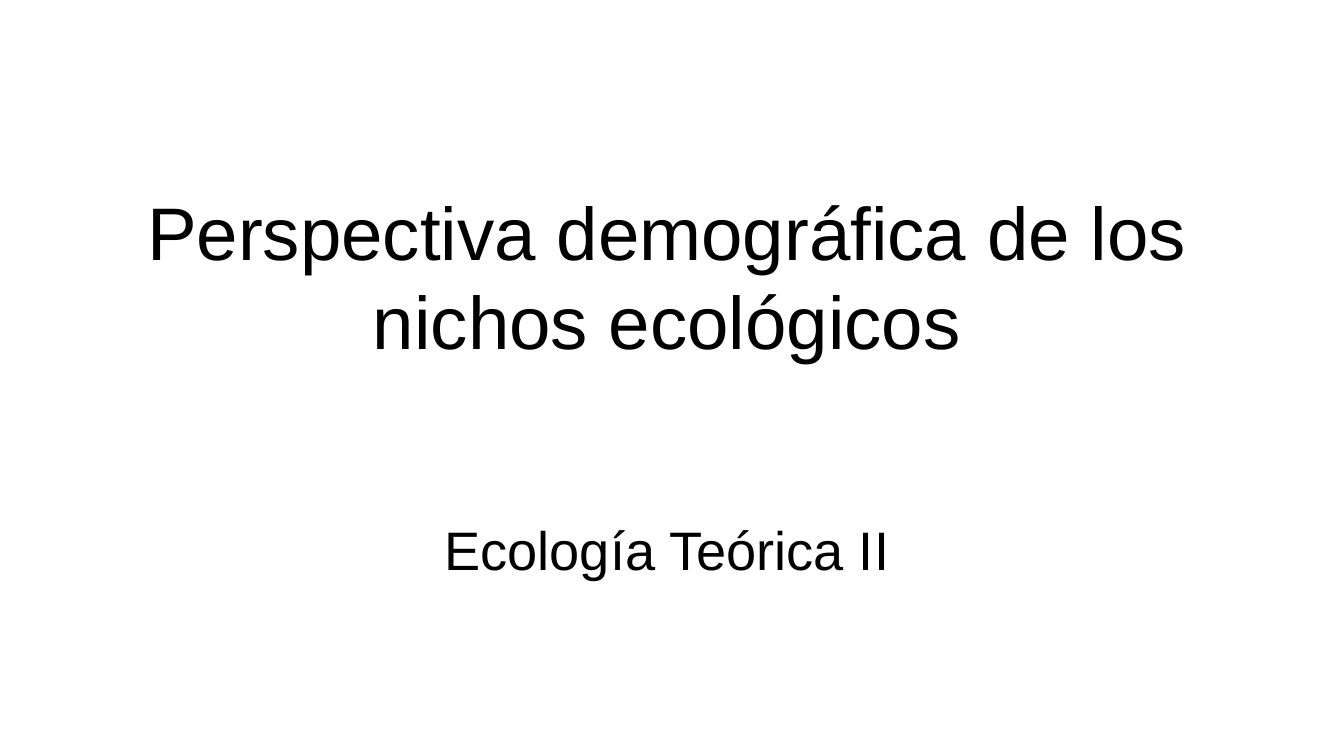
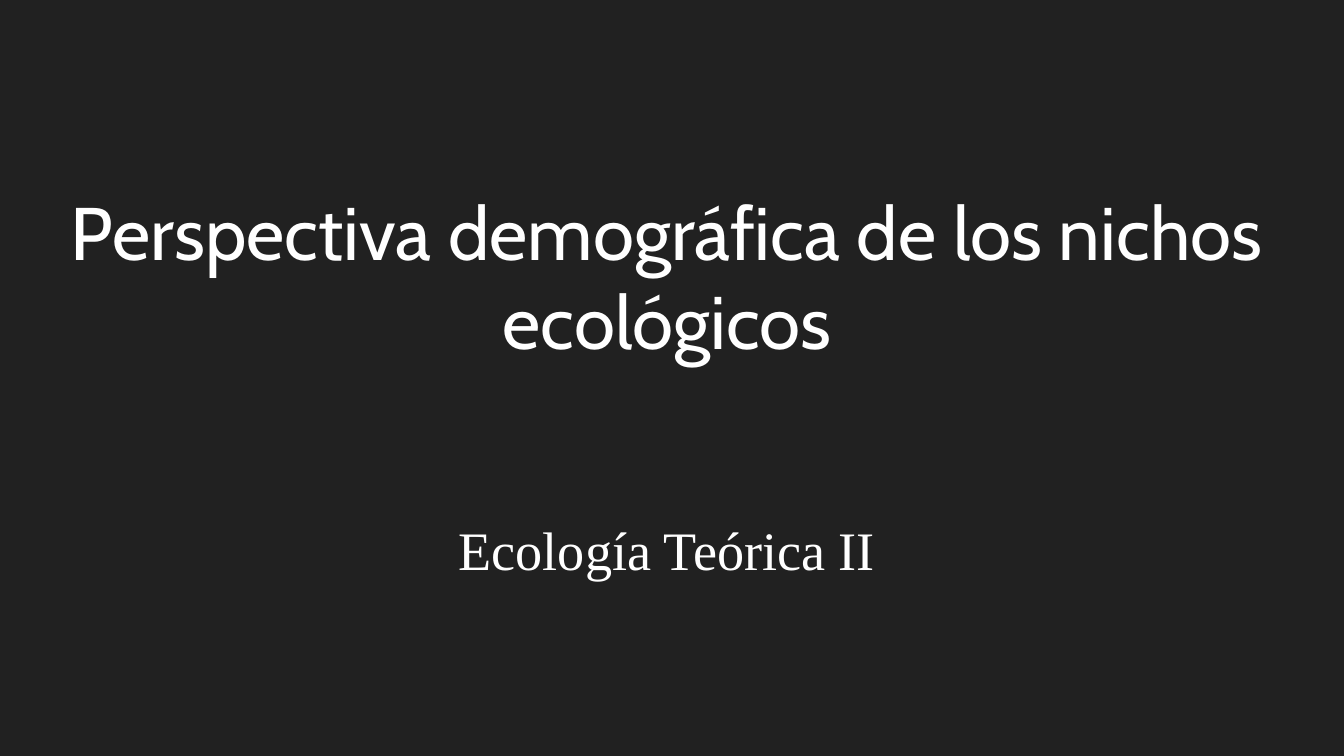
Before and after one commit to gerardommc/Ecologia-Teorica-II, a slide deck: slide 1 of Nicho/Caso-demografico.odp. Drawn at 1344x756 pixels with LibreOffice and Linux fonts; fonts in the diff are those of the drawing. Boxes give left, top, right and bottom in pixels: in the first picture for what was removed or moved away, otherwise in the second. Text is boxed around its words. In the diff, an @@ line names an element or a change of style, - is before the commit and + after.

```diff
--- a/Nicho/Caso-demografico.odp
+++ b/Nicho/Caso-demografico.odp
@@ background #FFFFFF to #212121 @@
@@ title "Perspectiva demográfica de los nichos ...": place and size @@
-title "Perspectiva demográfica de los nichos ..." at [147, 205, 1186, 363]
+title "Perspectiva demográfica de los nichos ..." at [71, 204, 1262, 366]
@@ title "Perspectiva demográfica de los nichos ..." at [71, 204, 1262, 366]: font Arial to Cabin, text colour #000000 to #FFFFFF @@
@@ subtitle "Ecología Teórica II" at [459, 532, 875, 580]: font Arial to Times New Roman, text colour #000000 to #FFFFFF @@
```
Also in this commit, not shown: 20 other slides changed, 2 slides added, 1 slide removed, 4 other files.
